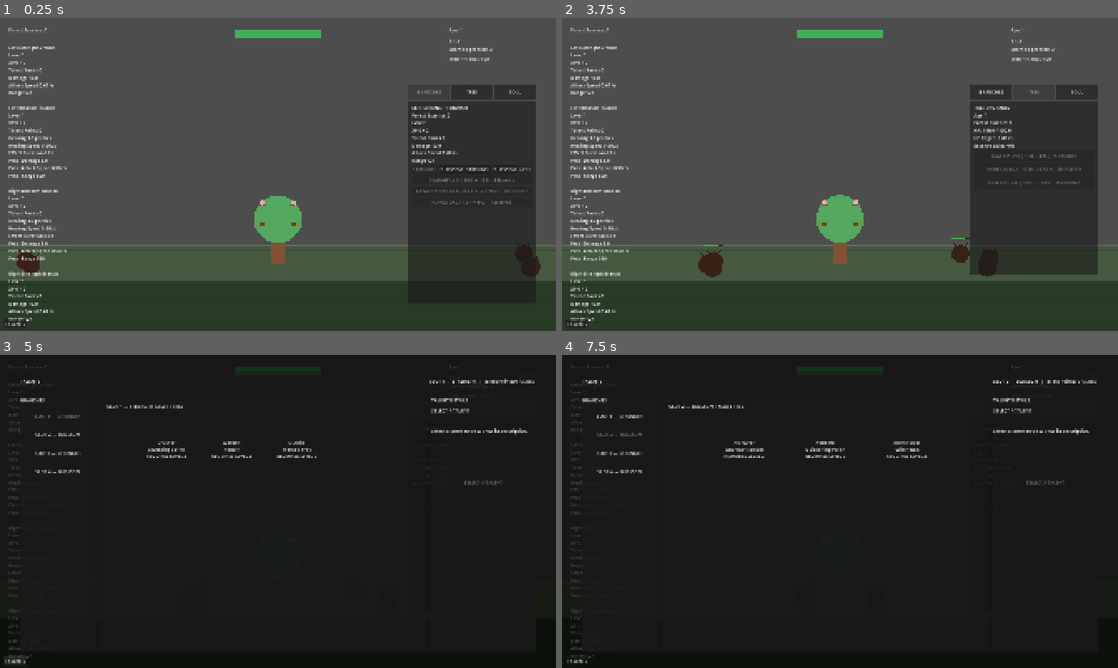
Above: before the commit, frames 1-4 (two rows, left to right).
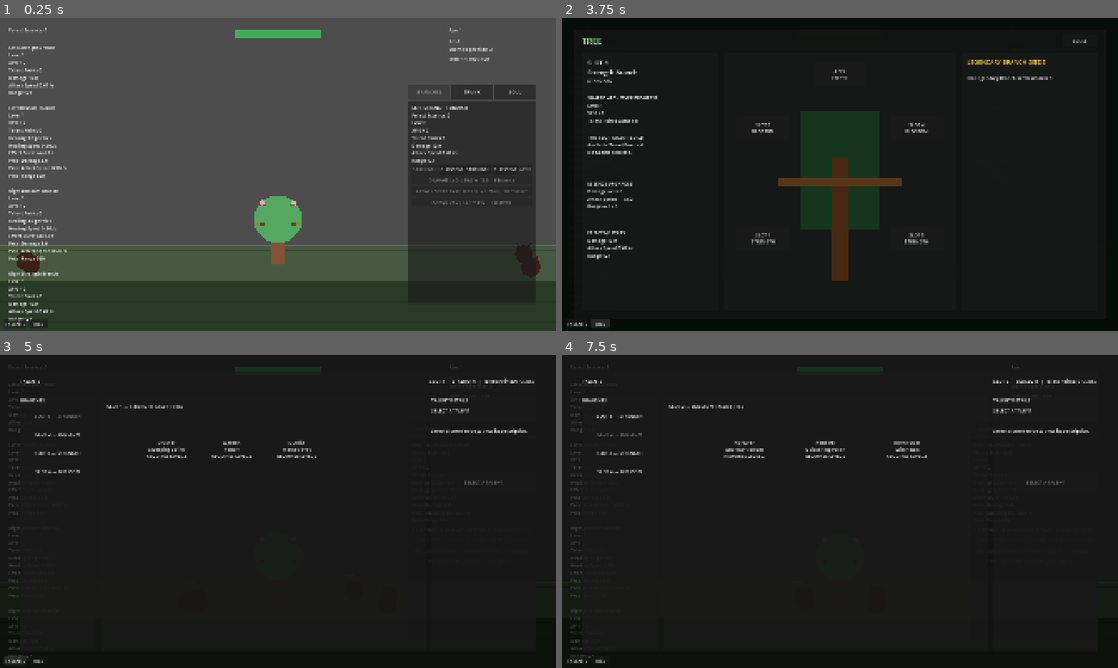
Above: after the commit, the same moments.

Repository: Triggggie/tree-guardian
Game: Godot game, scene res://scenes/main_world.tscn
The game is run twice, just before and just after one commit, with the same random seed, the same clock (stepped at 60 frames per second) and the same inputs.
Inputs (mouse positions are in pixels of both pictures, inside the frame that each line leads up to):
- Up to frame 1 (0.25 s): no input
- Up to frame 2 (3.75 s): click "BLOSSOM" at 0.5 s; click "STRENGTH" at 1.25 s; click "STRENGTH" at 2 s; click "BLOSSOM" at 2.75 s; click "TREE" at 3.5 s
- Up to frame 3 (5 s): click "TALENTS" at 4.25 s
- Up to frame 4 (7.5 s): click (1034, 430) at 5 s, where only the run after the commit has a clickable "TRUNK"; click (990, 430) at 5.75 s, where only the run before the commit has a clickable "BRANCHES"; click "SOUL" at 6.5 s; click "SLOT 2 — BLOSSOM" at 7.25 s

The runs differ from the first frame. In frame 1, less than 0.1% of the frame differs, in the area x 5-87%, y 22-99%; in frame 2, 89%, in the area x 0-100%, y 0-100%; in frame 3, less than 0.1%; in frame 4, less than 0.1%.

Commit message:
Add read-only TREE overview

Diff:
--- a/scenes/main_world.tscn
+++ b/scenes/main_world.tscn
@@ -15,6 +15,7 @@
 [ext_resource type="Script" uid="uid://b54clhb610ogx" path="res://scripts/branch_upgrade_panel.gd" id="11_avgj4"]
 [ext_resource type="Script" uid="uid://28ykddq1rea" path="res://scripts/tree_upgrade_panel.gd" id="12_sr1c3"]
 [ext_resource type="PackedScene" uid="uid://c7t6jb4idtkrd" path="res://scenes/ui/TalentScreen.tscn" id="14_liqfm"]
+[ext_resource type="PackedScene" path="res://scenes/ui/TreeScreen.tscn" id="22_tree_screen"]
 [ext_resource type="Script" uid="uid://c1a77oh0r7f3g" path="res://scripts/tree_soul_selection_screen.gd" id="15_liqfm"]
 [ext_resource type="Script" uid="uid://sehhqrxk388v" path="res://scripts/tree_soul_status_panel.gd" id="16_8v7ug"]
 [ext_resource type="Script" uid="uid://bluwty0404baq" path="res://scripts/tree_soul_rank_up_notification.gd" id="17_rank_up"]
@@ -252,7 +253,7 @@
 [node name="TreeTabButton" type="Button" parent="UI/UpgradeTabs" unique_id=1884237489]
 layout_mode = 2
 size_flags_horizontal = 3
-text = "TREE"
+text = "TRUNK"
 
 [node name="SoulTabButton" type="Button" parent="UI/UpgradeTabs" unique_id=1733185821]
 layout_mode = 2
@@ -260,6 +261,8 @@
 text = "SOUL"
 
 [node name="TalentScreen" parent="UI" unique_id=1619679837 instance=ExtResource("14_liqfm")]
+
+[node name="TreeScreen" parent="UI" instance=ExtResource("22_tree_screen")]
 
 [node name="TalentsButton" type="Button" parent="UI" unique_id=1766834317]
 offset_left = 14.0
@@ -267,6 +270,13 @@
 offset_right = 90.0
 offset_bottom = 1071.0
 text = "TALENTS"
+
+[node name="TreeScreenButton" type="Button" parent="UI"]
+offset_left = 100.0
+offset_top = 1040.0
+offset_right = 165.0
+offset_bottom = 1071.0
+text = "TREE"
 
 [node name="TreeSoulSelectionScreen" type="Control" parent="UI" unique_id=252805497]
 layout_mode = 3
--- /dev/null
+++ b/scenes/ui/TreeScreen.tscn
@@ -0,0 +1,183 @@
+[gd_scene load_steps=2 format=3]
+
+[ext_resource type="Script" path="res://scripts/ui/tree_screen.gd" id="1_tree"]
+
+[node name="TreeScreen" type="Control"]
+visible = false
+layout_mode = 3
+anchors_preset = 15
+anchor_right = 1.0
+anchor_bottom = 1.0
+grow_horizontal = 2
+grow_vertical = 2
+script = ExtResource("1_tree")
+
+[node name="DimBackground" type="ColorRect" parent="."]
+layout_mode = 1
+anchors_preset = 15
+anchor_right = 1.0
+anchor_bottom = 1.0
+grow_horizontal = 2
+grow_vertical = 2
+color = Color(0.018, 0.045, 0.03, 0.97)
+
+[node name="MainPanel" type="Panel" parent="."]
+layout_mode = 0
+offset_left = 40.0
+offset_top = 40.0
+offset_right = 1880.0
+offset_bottom = 1040.0
+
+[node name="TitleLabel" type="Label" parent="MainPanel"]
+offset_left = 28.0
+offset_top = 18.0
+offset_right = 220.0
+offset_bottom = 60.0
+theme_override_colors/font_color = Color(0.65, 0.95, 0.68, 1)
+theme_override_font_sizes/font_size = 30
+text = "TREE"
+
+[node name="CloseButton" type="Button" parent="MainPanel"]
+offset_left = 1690.0
+offset_top = 18.0
+offset_right = 1808.0
+offset_bottom = 60.0
+text = "CLOSE"
+
+[node name="DetailPanel" type="Panel" parent="MainPanel"]
+offset_left = 28.0
+offset_top = 80.0
+offset_right = 500.0
+offset_bottom = 970.0
+
+[node name="DetailTitleLabel" type="Label" parent="MainPanel/DetailPanel"]
+offset_left = 20.0
+offset_top = 18.0
+offset_right = 450.0
+offset_bottom = 78.0
+theme_override_font_sizes/font_size = 22
+text = "SLOT 1"
+
+[node name="CategoryLabel" type="Label" parent="MainPanel/DetailPanel"]
+offset_left = 20.0
+offset_top = 84.0
+offset_right = 450.0
+offset_bottom = 132.0
+autowrap_mode = 2
+
+[node name="SharedProgressLabel" type="Label" parent="MainPanel/DetailPanel"]
+offset_left = 20.0
+offset_top = 145.0
+offset_right = 450.0
+offset_bottom = 265.0
+
+[node name="TalentBuildLabel" type="Label" parent="MainPanel/DetailPanel"]
+offset_left = 20.0
+offset_top = 280.0
+offset_right = 450.0
+offset_bottom = 420.0
+
+[node name="UpgradesLabel" type="Label" parent="MainPanel/DetailPanel"]
+offset_left = 20.0
+offset_top = 440.0
+offset_right = 450.0
+offset_bottom = 590.0
+
+[node name="StatsLabel" type="Label" parent="MainPanel/DetailPanel"]
+offset_left = 20.0
+offset_top = 610.0
+offset_right = 450.0
+offset_bottom = 860.0
+
+[node name="TreeCanvas" type="Panel" parent="MainPanel"]
+offset_left = 520.0
+offset_top = 80.0
+offset_right = 1320.0
+offset_bottom = 970.0
+
+[node name="Canopy" type="ColorRect" parent="MainPanel/TreeCanvas"]
+offset_left = 260.0
+offset_top = 200.0
+offset_right = 540.0
+offset_bottom = 610.0
+color = Color(0.08, 0.25, 0.12, 0.75)
+
+[node name="Trunk" type="ColorRect" parent="MainPanel/TreeCanvas"]
+offset_left = 370.0
+offset_top = 360.0
+offset_right = 430.0
+offset_bottom = 790.0
+color = Color(0.27, 0.16, 0.07, 1)
+
+[node name="LeftBranch" type="ColorRect" parent="MainPanel/TreeCanvas"]
+offset_left = 190.0
+offset_top = 430.0
+offset_right = 400.0
+offset_bottom = 460.0
+color = Color(0.34, 0.21, 0.09, 1)
+
+[node name="RightBranch" type="ColorRect" parent="MainPanel/TreeCanvas"]
+offset_left = 400.0
+offset_top = 430.0
+offset_right = 610.0
+offset_bottom = 460.0
+color = Color(0.34, 0.21, 0.09, 1)
+
+[node name="ApexButton" type="Button" parent="MainPanel/TreeCanvas"]
+offset_left = 310.0
+offset_top = 35.0
+offset_right = 490.0
+offset_bottom = 115.0
+toggle_mode = true
+text = "APEX\nEMPTY"
+
+[node name="Slot2Button" type="Button" parent="MainPanel/TreeCanvas"]
+offset_left = 45.0
+offset_top = 220.0
+offset_right = 225.0
+offset_bottom = 300.0
+toggle_mode = true
+
+[node name="Slot4Button" type="Button" parent="MainPanel/TreeCanvas"]
+offset_left = 575.0
+offset_top = 220.0
+offset_right = 755.0
+offset_bottom = 300.0
+toggle_mode = true
+
+[node name="Slot1Button" type="Button" parent="MainPanel/TreeCanvas"]
+offset_left = 45.0
+offset_top = 600.0
+offset_right = 225.0
+offset_bottom = 680.0
+toggle_mode = true
+
+[node name="Slot3Button" type="Button" parent="MainPanel/TreeCanvas"]
+offset_left = 575.0
+offset_top = 600.0
+offset_right = 755.0
+offset_bottom = 680.0
+toggle_mode = true
+
+[node name="SeedPanel" type="Panel" parent="MainPanel"]
+offset_left = 1340.0
+offset_top = 80.0
+offset_right = 1812.0
+offset_bottom = 970.0
+
+[node name="TitleLabel" type="Label" parent="MainPanel/SeedPanel"]
+offset_left = 20.0
+offset_top = 18.0
+offset_right = 450.0
+offset_bottom = 55.0
+theme_override_colors/font_color = Color(0.95, 0.78, 0.28, 1)
+theme_override_font_sizes/font_size = 20
+text = "LEGENDARY BRANCH SEEDS"
+
+[node name="SeedListLabel" type="Label" parent="MainPanel/SeedPanel"]
+offset_left = 20.0
+offset_top = 75.0
+offset_right = 450.0
+offset_bottom = 850.0
+text = "No Legendary Branch Seeds unlocked."
+autowrap_mode = 2
--- a/scripts/ui.gd
+++ b/scripts/ui.gd
@@ -17,6 +17,10 @@
 	$TalentsButton
 )
 
+@onready var tree_screen_button: Button = (
+	$TreeScreenButton
+)
+
 @onready var branch_upgrade_panel: Panel = (
 	$BranchUpgradePanel
 )
@@ -31,6 +35,10 @@
 
 @onready var talent_screen: Control = (
 	$TalentScreen
+)
+
+@onready var tree_screen: Control = (
+	$TreeScreen
 )
 
 
@@ -49,6 +57,10 @@
 
 	talents_button.pressed.connect(
 		open_talent_screen
+	)
+
+	tree_screen_button.pressed.connect(
+		open_tree_screen
 	)
 
 	show_branch_upgrades()
@@ -85,7 +97,16 @@
 
 
 func open_talent_screen() -> void:
+	if tree_screen.has_method("close_screen"):
+		tree_screen.close_screen()
 	if talent_screen.has_method(
 		"open_screen"
 	):
 		talent_screen.open_screen()
+
+
+func open_tree_screen() -> void:
+	if talent_screen.has_method("close_screen"):
+		talent_screen.close_screen()
+	if tree_screen.has_method("open_screen"):
+		tree_screen.open_screen()
--- /dev/null
+++ b/scripts/ui/tree_screen.gd
@@ -0,0 +1,238 @@
+extends Control
+
+
+@onready var close_button: Button = $MainPanel/CloseButton
+@onready var detail_title_label: Label = $MainPanel/DetailPanel/DetailTitleLabel
+@onready var category_label: Label = $MainPanel/DetailPanel/CategoryLabel
+@onready var shared_progress_label: Label = $MainPanel/DetailPanel/SharedProgressLabel
+@onready var talent_build_label: Label = $MainPanel/DetailPanel/TalentBuildLabel
+@onready var upgrades_label: Label = $MainPanel/DetailPanel/UpgradesLabel
+@onready var stats_label: Label = $MainPanel/DetailPanel/StatsLabel
+@onready var seed_list_label: Label = $MainPanel/SeedPanel/SeedListLabel
+
+@onready var slot_buttons: Dictionary = {
+	BranchSlotRules.STANDARD_SLOT_1_ID: $MainPanel/TreeCanvas/Slot1Button,
+	BranchSlotRules.STANDARD_SLOT_2_ID: $MainPanel/TreeCanvas/Slot2Button,
+	BranchSlotRules.STANDARD_SLOT_3_ID: $MainPanel/TreeCanvas/Slot3Button,
+	BranchSlotRules.STANDARD_SLOT_4_ID: $MainPanel/TreeCanvas/Slot4Button,
+	BranchSlotRules.APEX_SLOT_ID: $MainPanel/TreeCanvas/ApexButton
+}
+
+var selected_slot_id: StringName = &""
+var branches_by_slot: Dictionary = {}
+var connected_branches: Array[CombatBranch] = []
+
+
+func _ready() -> void:
+	close_button.pressed.connect(close_screen)
+	for slot_id in slot_buttons:
+		var button: Button = slot_buttons[slot_id]
+		button.pressed.connect(select_slot.bind(StringName(slot_id)))
+	hide()
+
+
+func open_screen() -> void:
+	refresh_screen()
+	show()
+
+
+func close_screen() -> void:
+	hide()
+
+
+func refresh_screen() -> void:
+	_disconnect_branch_signals()
+	_find_active_branches()
+	_connect_branch_signals()
+	_refresh_slot_buttons()
+	_validate_selection()
+	_refresh_selected_detail()
+	_refresh_seed_panel()
+
+
+func select_slot(slot_id: StringName) -> void:
+	if BranchSlotRules.get_slot_index(slot_id) < 0:
+		return
+	selected_slot_id = slot_id
+	_refresh_slot_buttons()
+	_refresh_selected_detail()
+
+
+func _find_active_branches() -> void:
+	branches_by_slot.clear()
+	for node in get_tree().get_nodes_in_group("combat_branch"):
+		if node is not CombatBranch or not is_instance_valid(node):
+			continue
+		var branch := node as CombatBranch
+		if not branch.is_slot_assignment_valid():
+			continue
+		branches_by_slot[branch.get_slot_id()] = branch
+
+
+func _validate_selection() -> void:
+	if BranchSlotRules.get_slot_index(selected_slot_id) >= 0:
+		return
+	for slot_index in range(BranchSlotRules.FIRST_STANDARD_SLOT, BranchSlotRules.LAST_STANDARD_SLOT + 1):
+		var slot_id: StringName = BranchSlotRules.get_slot_id(slot_index)
+		if is_instance_valid(branches_by_slot.get(slot_id)):
+			selected_slot_id = slot_id
+			return
+	selected_slot_id = BranchSlotRules.STANDARD_SLOT_1_ID
+
+
+func _refresh_slot_buttons() -> void:
+	for slot_id_value in slot_buttons:
+		var slot_id := StringName(slot_id_value)
+		var button: Button = slot_buttons[slot_id]
+		var branch: CombatBranch = branches_by_slot.get(slot_id) as CombatBranch
+		var slot_index: int = BranchSlotRules.get_slot_index(slot_id)
+		if slot_id == BranchSlotRules.APEX_SLOT_ID:
+			button.text = "APEX\n%s" % (_get_short_branch_name(branch) if is_instance_valid(branch) else "EMPTY")
+		else:
+			button.text = "SLOT %d\n%s" % [slot_index, _get_short_branch_name(branch) if is_instance_valid(branch) else "EMPTY"]
+		button.disabled = false
+		button.button_pressed = slot_id == selected_slot_id
+
+
+func _refresh_selected_detail() -> void:
+	var branch: CombatBranch = branches_by_slot.get(selected_slot_id) as CombatBranch
+	if not is_instance_valid(branch):
+		_refresh_empty_detail()
+		return
+
+	var progress_service := get_node_or_null("/root/BranchProgress") as BranchProgressService
+	var progress: BranchProgressRecord = null
+	if is_instance_valid(progress_service):
+		progress = progress_service.get_progress(branch.branch_id)
+
+	detail_title_label.text = "SLOT %d\n%s" % [branch.slot_index, branch.get_branch_display_name()]
+	category_label.text = _get_category_text(branch.branch_definition)
+	if progress == null:
+		shared_progress_label.text = "SHARED ARCHETYPE PROGRESS\nUnavailable"
+	else:
+		shared_progress_label.text = "SHARED ARCHETYPE PROGRESS\nLevel %d\nXP %d / %d\nTalent Points Earned %d" % [progress.branch_level, progress.current_xp, branch.get_safe_xp_required_per_level(), progress.total_talent_points_earned]
+
+	var purchased_names: Array[String] = []
+	for talent_id in branch.get_talent_ids():
+		if branch.has_talent(talent_id):
+			purchased_names.append(branch.get_talent_display_name(talent_id))
+	var talent_lines: Array[String] = ["THIS SLOT TALENT BUILD", "Available Talent Points: %d" % branch.get_available_talent_points()]
+	if purchased_names.is_empty():
+		talent_lines.append("No talents selected.")
+	else:
+		talent_lines.append_array(purchased_names)
+	talent_build_label.text = "\n".join(talent_lines)
+
+	var upgrade_lines: Array[String] = ["ESSENCE UPGRADES"]
+	for upgrade_id in branch.get_upgrade_ids():
+		upgrade_lines.append("%s — Lv.%d" % [branch.get_upgrade_display_name(upgrade_id), branch.get_upgrade_level(upgrade_id)])
+	upgrades_label.text = "\n".join(upgrade_lines)
+
+	var stat_lines: Array[String] = ["EFFECTIVE STATS"]
+	stat_lines.append_array(branch.get_stat_summary_lines())
+	stats_label.text = "\n".join(stat_lines)
+
+
+func _refresh_empty_detail() -> void:
+	if selected_slot_id == BranchSlotRules.APEX_SLOT_ID:
+		detail_title_label.text = "APEX SLOT\nEMPTY"
+		category_label.text = "Legendary Branches can be equipped here.\nApex Branches act on both sides of the tree."
+	else:
+		detail_title_label.text = "SLOT %d\nEMPTY" % BranchSlotRules.get_slot_index(selected_slot_id)
+		category_label.text = "No Branch equipped."
+	shared_progress_label.text = ""
+	talent_build_label.text = ""
+	upgrades_label.text = ""
+	stats_label.text = ""
+
+
+func _refresh_seed_panel() -> void:
+	var seed_service := get_node_or_null("/root/BranchSeeds") as BranchSeedService
+	if not is_instance_valid(seed_service):
+		seed_list_label.text = "No Legendary Branch Seeds unlocked."
+		return
+	var unlocked_ids: Array[StringName] = seed_service.get_unlocked_branch_seed_ids()
+	if unlocked_ids.is_empty():
+		seed_list_label.text = "No Legendary Branch Seeds unlocked."
+		return
+	var lines: Array[String] = []
+	for branch_id in unlocked_ids:
+		var definition: BranchDefinition = GameContent.get_branch(branch_id)
+		if not is_instance_valid(definition) or not definition.is_legendary_branch():
+			lines.append("Unknown Branch Seed\n%s" % branch_id)
+			continue
+		lines.append("%s — %s" % [definition.display_name, definition.get_legendary_tier_display_name()])
+	seed_list_label.text = "\n\n".join(lines)
+
+
+func _get_short_branch_name(branch: CombatBranch) -> String:
+	return branch.get_branch_display_name().replace(" Branch", "").to_upper()
+
+
+func _get_category_text(definition: BranchDefinition) -> String:
+	if not is_instance_valid(definition):
+		return "UNKNOWN"
+	if definition.is_legendary_branch():
+		return "LEGENDARY • %s" % definition.get_legendary_tier_display_name()
+	return "STANDARD"
+
+
+func _connect_branch_signals() -> void:
+	for branch_value in branches_by_slot.values():
+		var branch := branch_value as CombatBranch
+		if not is_instance_valid(branch):
+			continue
+		_connect_signal(branch.level_changed, _on_level_changed)
+		_connect_signal(branch.xp_changed, _on_xp_changed)
+		_connect_signal(branch.talent_points_changed, _on_talent_points_changed)
+		_connect_signal(branch.talent_changed, _on_talent_changed)
+		_connect_signal(branch.upgrade_changed, _on_upgrade_changed)
+		connected_branches.append(branch)
+
+
+func _connect_signal(source_signal: Signal, callback: Callable) -> void:
+	if not source_signal.is_connected(callback):
+		source_signal.connect(callback)
+
+
+func _disconnect_branch_signals() -> void:
+	for branch in connected_branches:
+		if not is_instance_valid(branch):
+			continue
+		_disconnect_signal(branch.level_changed, _on_level_changed)
+		_disconnect_signal(branch.xp_changed, _on_xp_changed)
+		_disconnect_signal(branch.talent_points_changed, _on_talent_points_changed)
+		_disconnect_signal(branch.talent_changed, _on_talent_changed)
+		_disconnect_signal(branch.upgrade_changed, _on_upgrade_changed)
+	connected_branches.clear()
+
+
+func _disconnect_signal(source_signal: Signal, callback: Callable) -> void:
+	if source_signal.is_connected(callback):
+		source_signal.disconnect(callback)
+
+
+func _refresh_if_selected(branch_id: StringName) -> void:
+	var selected_branch: CombatBranch = branches_by_slot.get(selected_slot_id) as CombatBranch
+	if is_instance_valid(selected_branch) and selected_branch.branch_id == branch_id:
+		_refresh_selected_detail()
+
+
+func _on_level_changed(_level: int) -> void:
+	_refresh_selected_detail()
+
+
+func _on_xp_changed(_xp: int, _required: int) -> void:
+	_refresh_selected_detail()
+
+
+func _on_talent_points_changed(_available: int, _total: int) -> void:
+	_refresh_selected_detail()
+
+
+func _on_talent_changed(_talent_id: StringName, _purchased: bool) -> void:
+	_refresh_selected_detail()
+
+
+func _on_upgrade_changed(_upgrade_id: StringName, _level: int) -> void:
+	_refresh_selected_detail()
Not shown, added: scripts/ui/tree_screen.gd.uid
